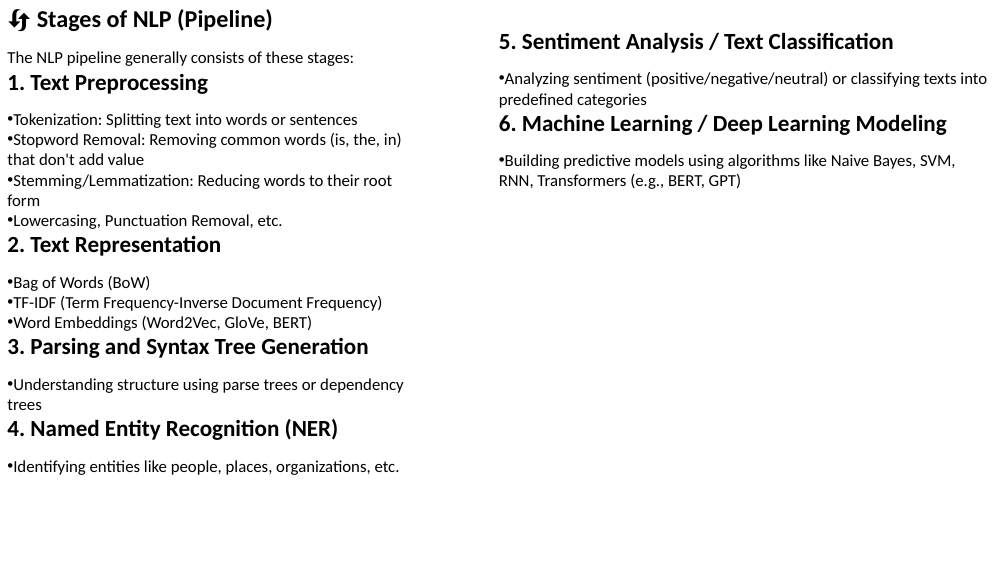
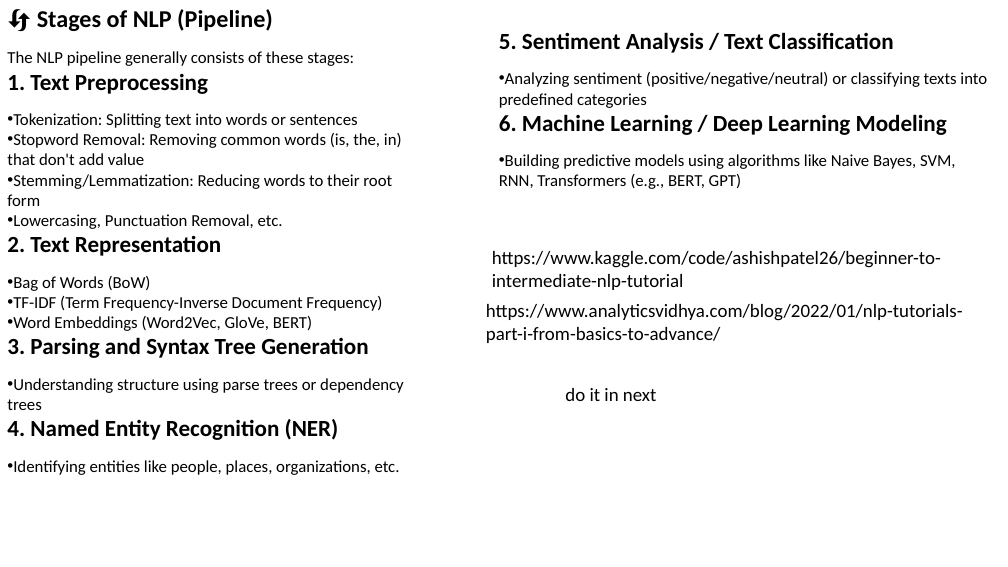
Before and after one commit to shahil04/ds_materials, a slide deck: slide 11 of 9.Deep_learning/class_11.0_NLP_text_preprocessing_.pptx (slide 8 before the commit). Drawn at 1008x567 pixels with LibreOffice and Linux fonts; fonts in the diff are those of the drawing. Boxes give left, top, right and bottom in pixels: in the first picture for what was removed or moved away, otherwise in the second. Text is boxed around its words. In the diff, an @@ line names an element or a change of style, - is before the commit and + after.

```diff
--- a/9.Deep_learning/class_11.0_NLP_text_preprocessing_.pptx
+++ b/9.Deep_learning/class_11.0_NLP_text_preprocessing_.pptx
@@ text added at [492,251,941,290], 18 pt, text #000000 @@
+https://www.kaggle.com/code/ashishpatel26/beginner-to-intermediate-nlp-tutorial
@@ text added at [486,304,963,343], 18 pt, text #000000 @@
+https://www.analyticsvidhya.com/blog/2022/01/nlp-tutorials-part-i-from-basics-to-advance/
@@ text added at [565,388,657,401], 18 pt, text #000000 @@
+do it in next
```
Also in this commit, not shown: 17 slides added, 1 slide removed, 4 other files.
